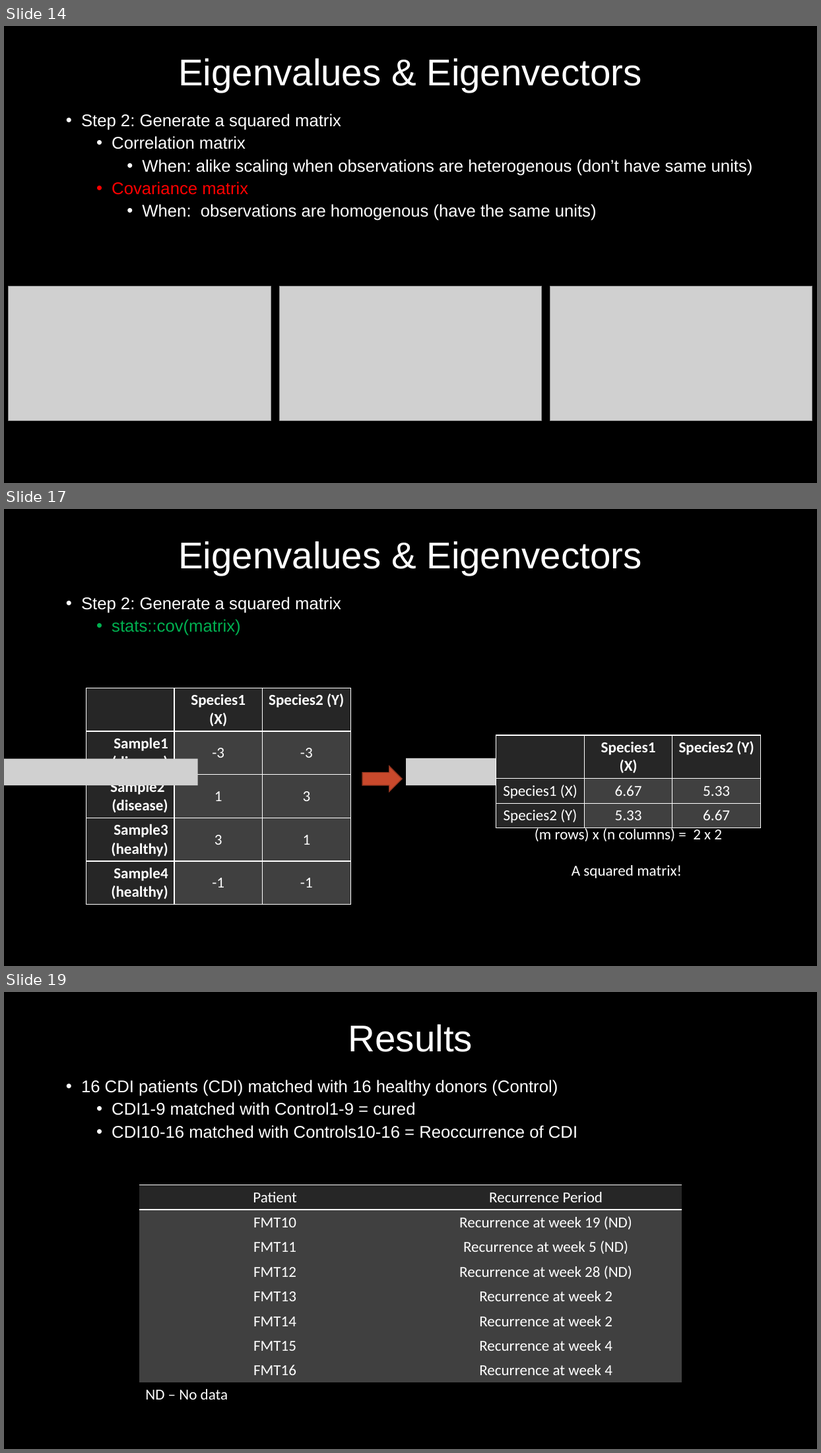
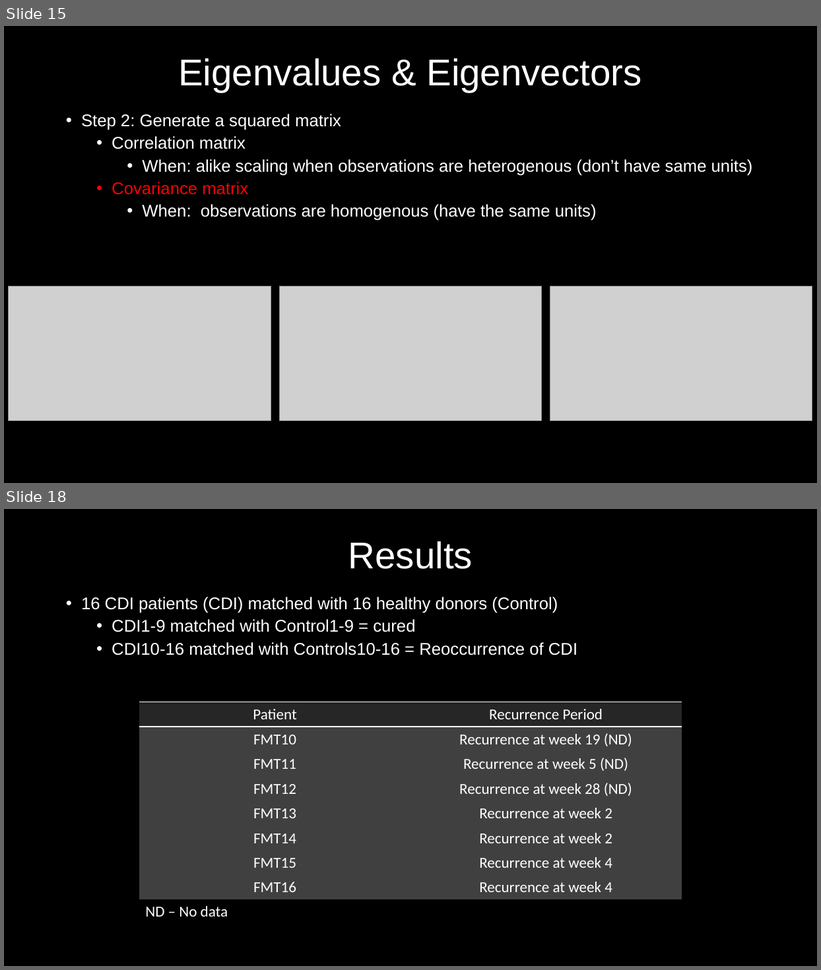
Before and after one commit to MyGitUse/MBIO7160, a slide deck: FinalProject/191128_Presentation_NM.pptx. Shown one above the other, each under a label of ours: slides 14, 17 and 19 before the commit, slides 15 and 18 after it; the slides between them are not shown. The pictures are 821x1453 and 821x970 pixels, drawn with LibreOffice and Linux fonts; fonts in the diff are those of the drawing; grey boxes stand for pictures. Boxes give left, top, right and bottom in pixels: in the first picture for what was removed or moved away, otherwise in the second. Text is boxed around its words. In the diff, an @@ line names an element or a change of style, - is before the commit and + after.

```diff
--- a/FinalProject/191128_Presentation_NM.pptx
+++ b/FinalProject/191128_Presentation_NM.pptx
@@ slide 17 removed at (x1=4, y1=509, x2=817, y2=966), background #000000 @@
@@ title removed at (x1=178, y1=541, x2=642, y2=576) @@
-Eigenvalues & Eigenvectors
@@ text removed at (x1=81, y1=597, x2=341, y2=636) @@
-• Step 2: Generate a squared matrix
-  • stats::cov(matrix)
@@ table removed at (x1=86, y1=689, x2=352, y2=902), 5 rows, 3 columns @@
- | Species1 (X) | Species2 (Y)
-Sample1 (disease) | -3 | -3
-Sample2 (disease) | 1 | 3
-Sample3 (healthy) | 3 | 1
-Sample4 (healthy) | -1 | -1
@@ table removed at (x1=496, y1=735, x2=762, y2=826), 3 rows, 3 columns @@
- | Species1 (X) | Species2 (Y)
-Species1 (X) | 6.67 | 5.33
-Species2 (Y) | 5.33 | 6.67
@@ picture removed at (x1=4, y1=759, x2=198, y2=786) @@
@@ picture removed at (x1=406, y1=758, x2=600, y2=786) @@
@@ right arrow removed at (x1=362, y1=766, x2=403, y2=792) @@
@@ text removed at (x1=535, y1=826, x2=722, y2=879) @@
-(m rows) x (n columns) = 2 x 2
-A squared matrix!
@@ what was slide 14 is now slide 15 @@
@@ what was slide 19 is now slide 18 @@
```
Also in this commit, not shown: 7 slides changed, 3 slides added, 2 other slides removed.
